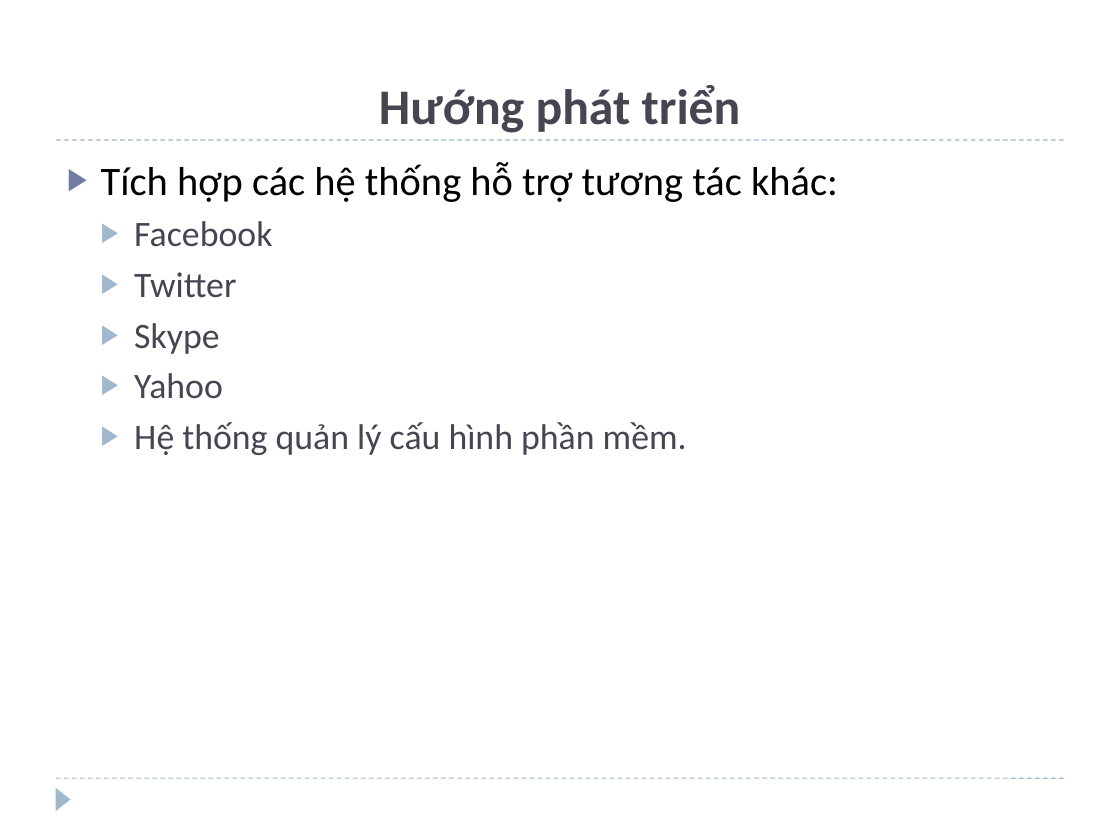
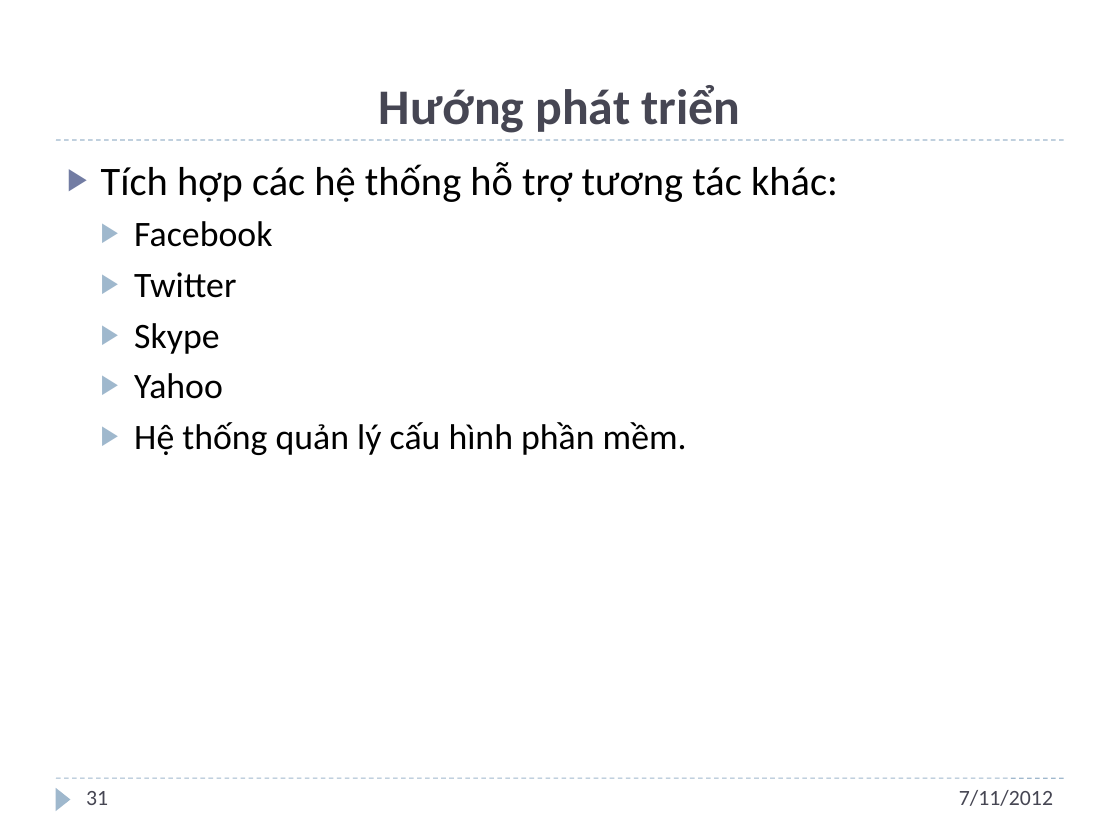
Before and after one commit to andungtra/he-thong-quan-ly-tuong-tac, a slide deck: slide 31 of Report/ppt/Presentation.pptx (slide 20 before the commit). Drawn at 1120x840 pixels with LibreOffice and Linux fonts; fonts in the diff are those of the drawing; background and template pictures are left out. Boxes give left, top, right and bottom in pixels: in the first picture for what was removed or moved away, otherwise in the second. Text is boxed around its words. In the diff, an @@ line names an element or a change of style, - is before the commit and + after.

```diff
--- a/Report/ppt/Presentation.pptx
+++ b/Report/ppt/Presentation.pptx
@@ text at [134,221,687,455]: text colour #464653 to #000000 in "Facebook", "Twitter", "Skype", "Yahoo" and 1 more places @@
@@ page number added at [86,791,108,805], 14 pt, text #464653 @@
+31
@@ text added at [959,790,1053,806], 14 pt, text #464653 @@
+7/11/2012
```
Also in this commit, not shown: 15 other slides changed, 17 slides added, 6 slides removed.
